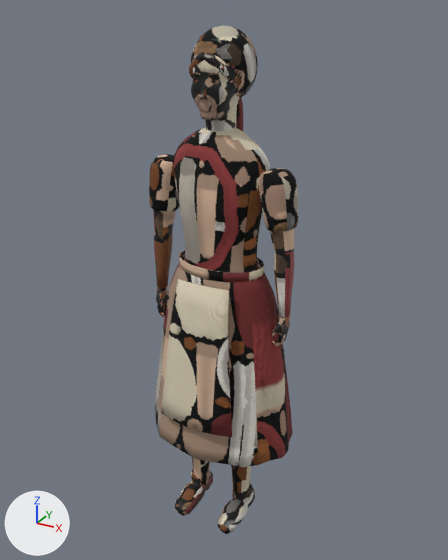
The Blender file models/src/npc-maid.blend, before and after one commit.
Before and after are seen from a camera (50 mm lens) standing at (0.984, -1.762, 1.885) and looking at (-0.007, 0.041, 0.984). Arrows for +X, +Y and +Z are at lower left; the lights stay in place. The picture after the commit comes second.

Objects in the first picture: 'NPC_Maid'.
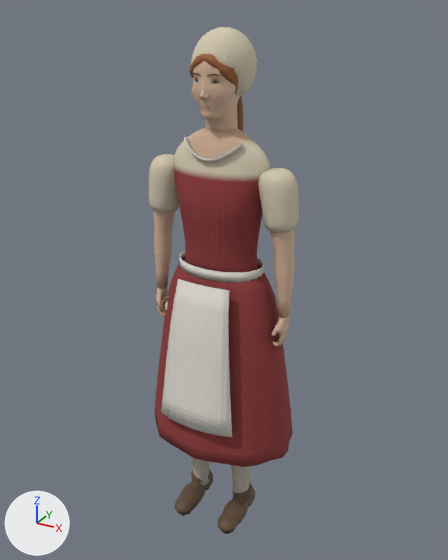
The edits, one by one:
me_maid_mesh is used by ob_npc_maid; location (0.0, 0.0, 0.0).
me_maid_mesh had 12086 vertices, 14909 faces and spanned x -0.29..0.29, y -0.21..0.24, z 0.0..1.84.
me_maid_mesh now has 10240 vertices, 15923 faces and spans x -0.29..0.29, y -0.21..0.24, z 0.0..1.83.
me_maid_mesh part 1: a new loose piece of 92 vertices spanning x -0.11..0.11, y -0.09..-0.03, z 1.44..1.5, in mat_maid_cloth.
me_maid_mesh part 2: 1043 vertices moved from x -0.27..0.27, y -0.11..0.15, z 0.81..1.83 to x -0.27..0.27, y -0.11..0.15, z 0.81..1.81; 3339 vertices removed from x -0.28..0.28, y -0.11..0.15, z 0.8..1.84; 1317 vertices added at x -0.28..0.28, y -0.1..0.15, z 0.87..1.83.
me_maid_mesh part 3: 25 vertices moved within x -0.14..0.14, y -0.04..0.05, z 0.06..0.5; 42 vertices removed from x -0.14..0.14, y -0.05..0.06, z 0.06..0.5; 126 vertices added at x -0.14..0.14, y -0.05..0.06, z 0.06..0.5.
me_maid_mesh part 4: 4602 kept faces spanning x -0.29..0.29, y -0.21..0.24, z 0.0..1.8 get new texture (UV) coordinates.

Changed parts and their boxes [x1, y1, x2, y2] in the pictures (448 x 560 px; the box of a moved part takes in the faces that stretch with it):
'NPC_Maid', reshaped
    before: [149, 25, 298, 534]
    after: [149, 27, 299, 534]
part 1 of me_maid_mesh, added
    after: [184, 137, 243, 162]
part 2 of me_maid_mesh, moved or reshaped
    before: [149, 25, 298, 346]
    after: [149, 27, 299, 344]
part 3 of me_maid_mesh, reshaped
    before: [191, 457, 251, 498]
    after: [191, 457, 252, 498]
part 4 of me_maid_mesh, surface changed
    both: [149, 43, 297, 534]
